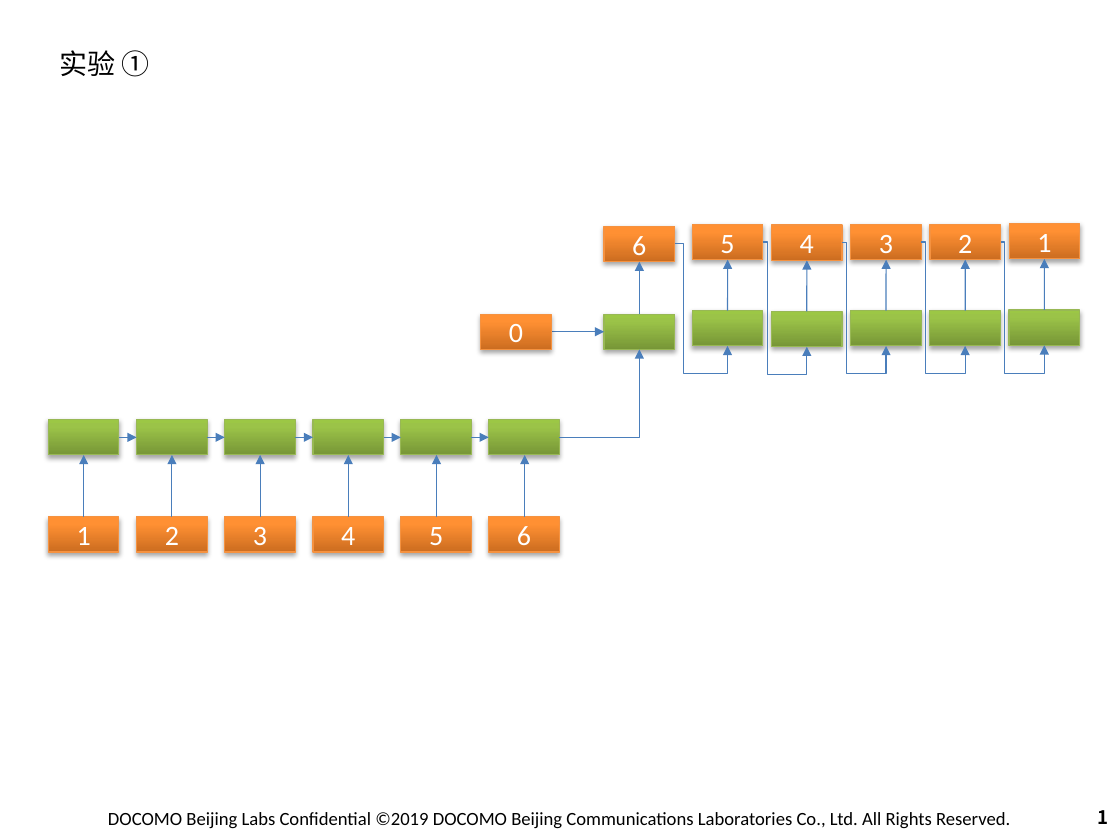
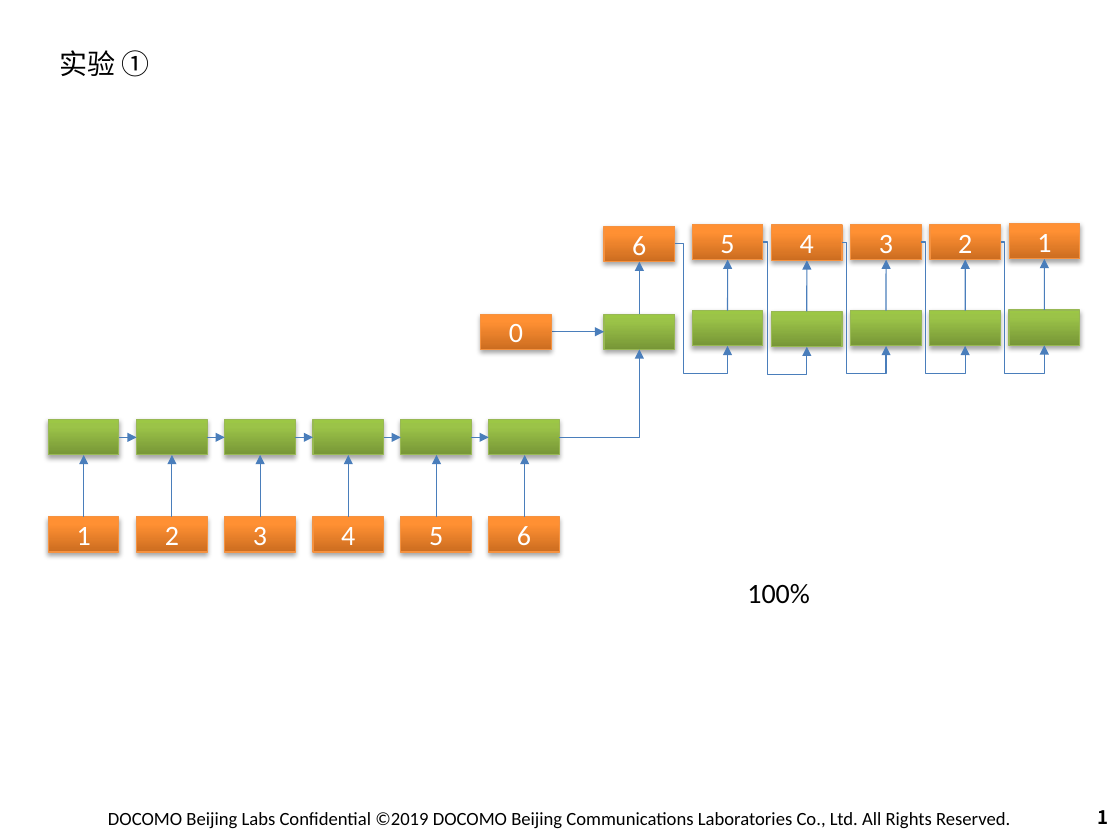
Before and after one commit to Sohone-Guo/Laboratory, a slide deck: slide 1 of 【Test】seq2seq/pytorch/laborary.PPTX. Drawn at 1120x840 pixels with LibreOffice and Linux fonts; fonts in the diff are those of the drawing; background and template pictures are left out. Boxes give left, top, right and bottom in pixels: in the first picture for what was removed or moved away, otherwise in the second. Text is boxed around its words. In the diff, an @@ line names an element or a change of style, - is before the commit and + after.

Commit message:
完成

```diff
--- a/【Test】seq2seq/pytorch/laborary.PPTX
+++ b/【Test】seq2seq/pytorch/laborary.PPTX
@@ text added at <box>747,584,809,604</box>, 18 pt, text #000000 @@
+100%
```
